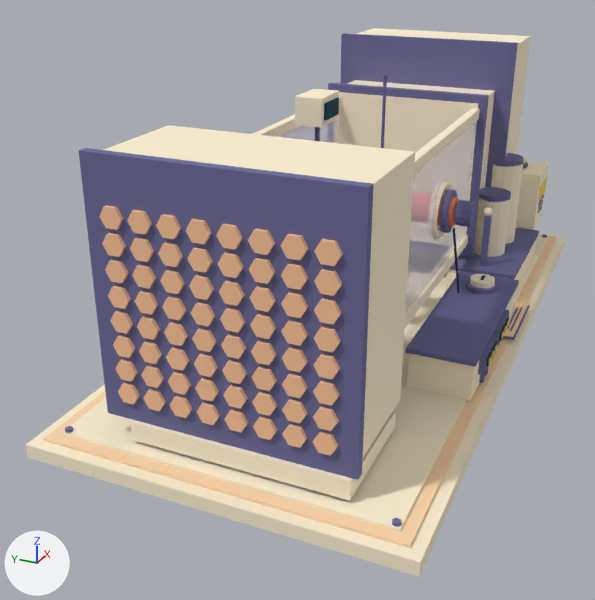
Two versions of the glTF model assets/machines/tube.glb, one commit apart.
Both versions are drawn from a 50 mm camera at (-3.69, -1.28, 1.92) aimed at (-0.32, 0.23, 0.24). Arrows for +X, +Y and +Z are at lower left; the lights stay in place. The older version comes first. Where no turn or scale is listed for an object, it has been applied to the vertices.

The first picture shows 'tube_cream', 'tube_glass', 'tube_peach', 'tube_sand', 'tube_steel' and 4 more.
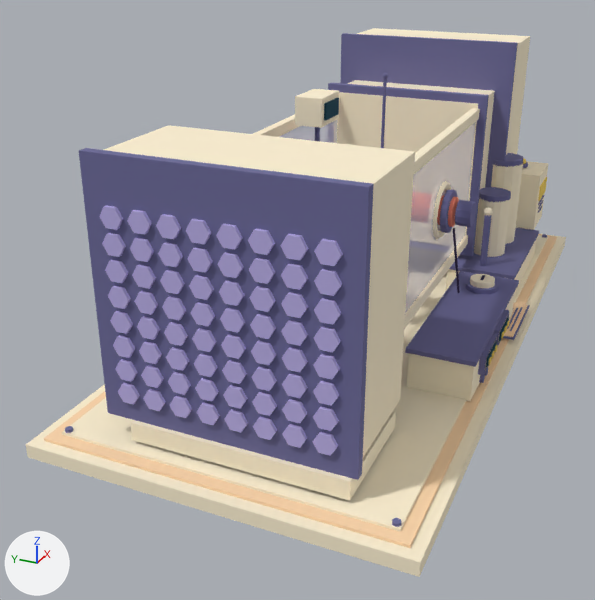
Pixel boxes [x1, y1, x2, y2] of what changed, in the pictures (595 x 600 px):
'tube_sand', recoloured (beige to blue)
    both: [99, 205, 343, 456]

The change in detail:
Material 'sand' (mat_sand) changes colour from beige #fcc59a to blue #b9aee6; in linear values from (0.973, 0.558, 0.323) to (0.485, 0.423, 0.791).
